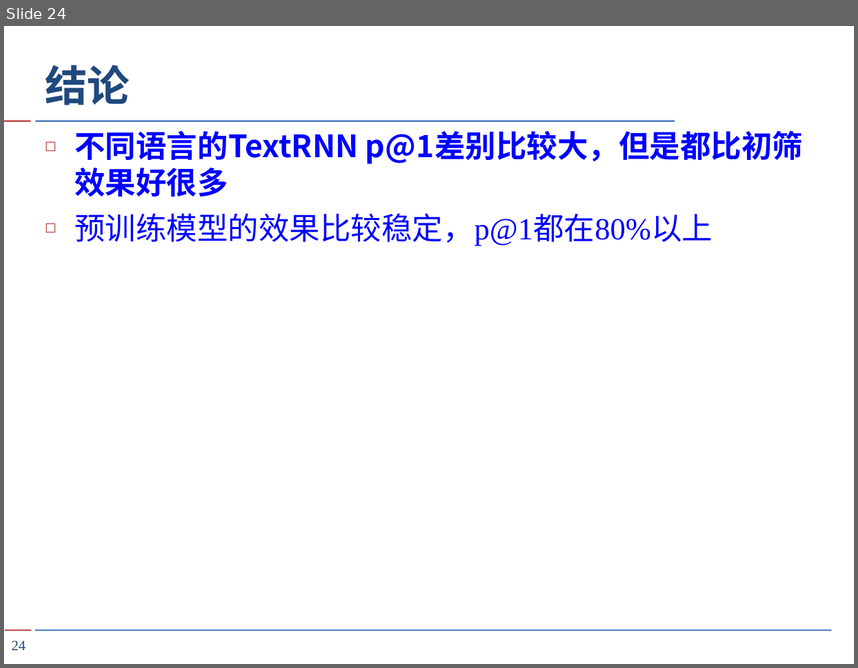
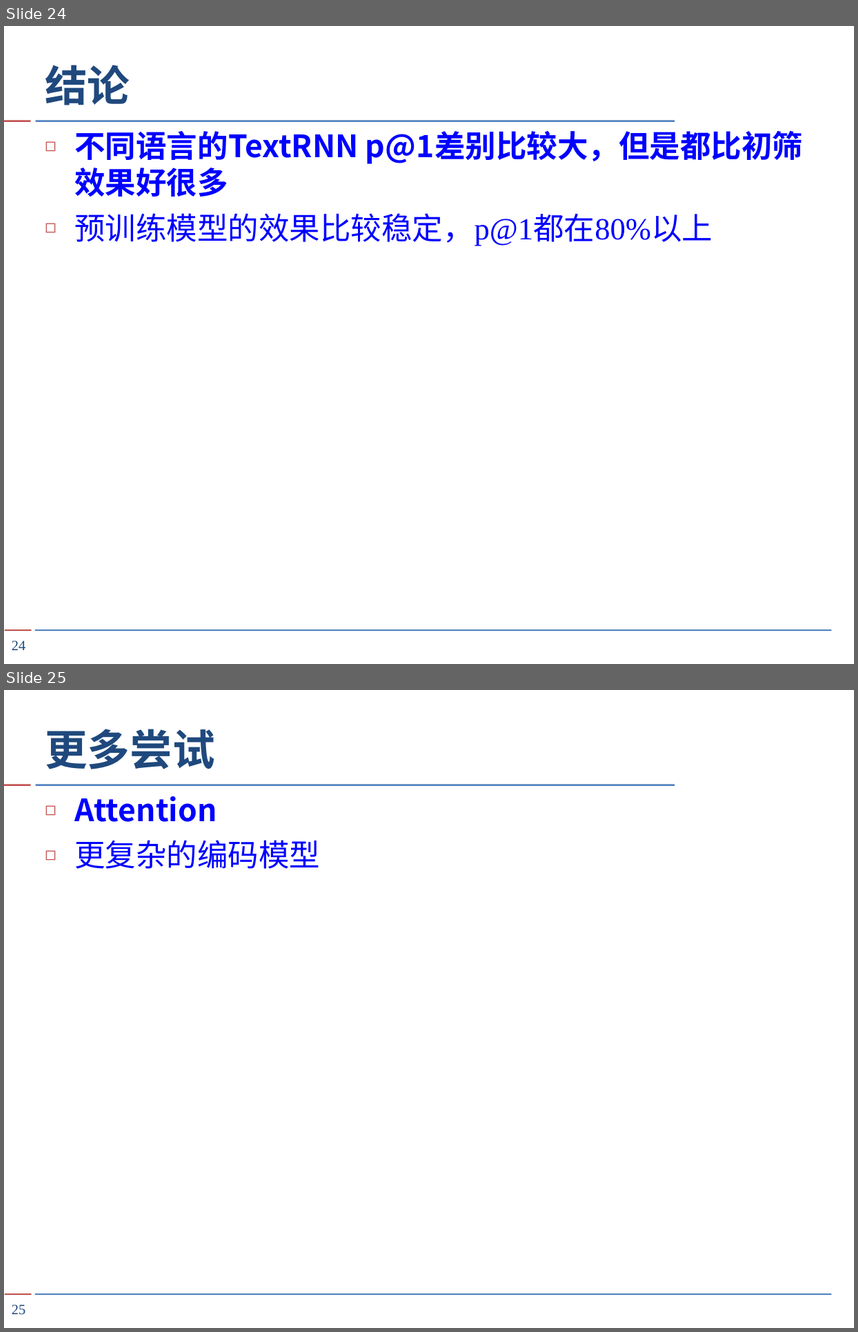
Before and after one commit to HMJW/hmjw.github.io, a slide deck: src/2020-9-3-text-ranker/TextRanker.pptx. Shown one above the other, each under a label of ours: slide 24 before the commit, slides 24 and 25 after it. The pictures are 858x668 and 858x1332 pixels, drawn with LibreOffice and Linux fonts; fonts in the diff are those of the drawing. Boxes give left, top, right and bottom in pixels: in the first picture for what was removed or moved away, otherwise in the second. Text is boxed around its words. In the diff, an @@ line names an element or a change of style, - is before the commit and + after.

Commit message:
TextRanker

```diff
--- a/src/2020-9-3-text-ranker/TextRanker.pptx
+++ b/src/2020-9-3-text-ranker/TextRanker.pptx
@@ slide 25 added at <box>4,690,854,1328</box>, background #FFFFFF; not listed: 4 template elements that a slide beside it also shows @@
@@ title added at <box>45,729,214,769</box>, 36 pt, text #1F497D, bold @@
+更多尝试
@@ text added at <box>74,796,320,869</box>, 26 pt, text #0000FF, bold @@
+◻ Attention
+◻ 更复杂的编码模型
@@ page number added at <box>12,1304,25,1314</box>, 12 pt, text #1F497D @@
+25
```
Also in this commit, not shown: 1 slide changed, 4 other slides added.
